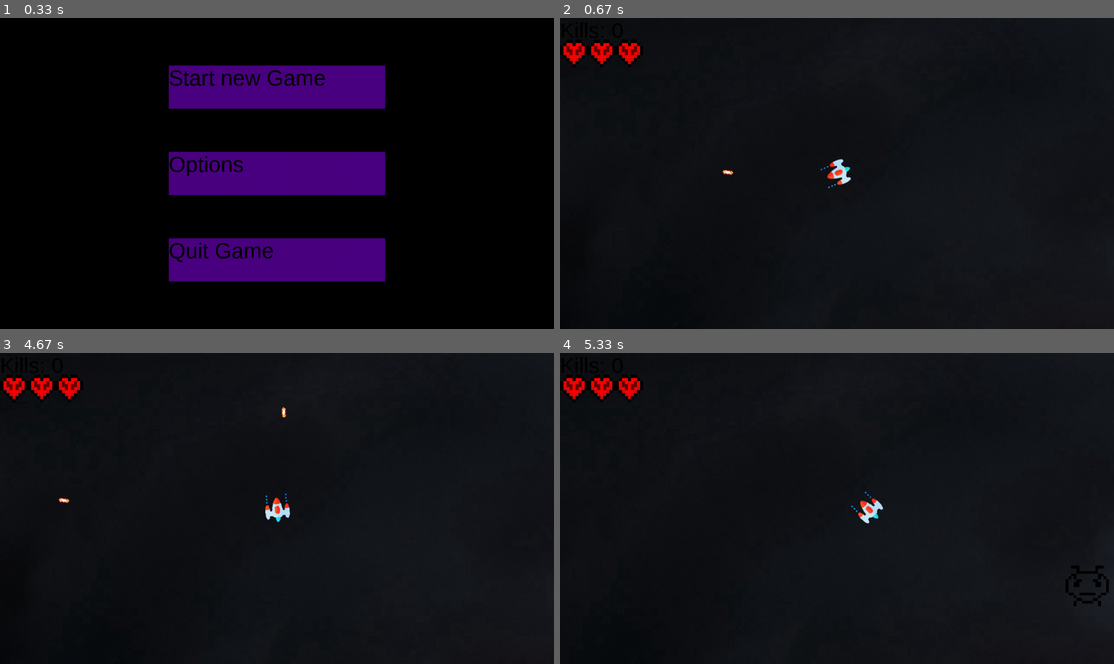
Above: before the commit, frames 1-4 (two rows, left to right).
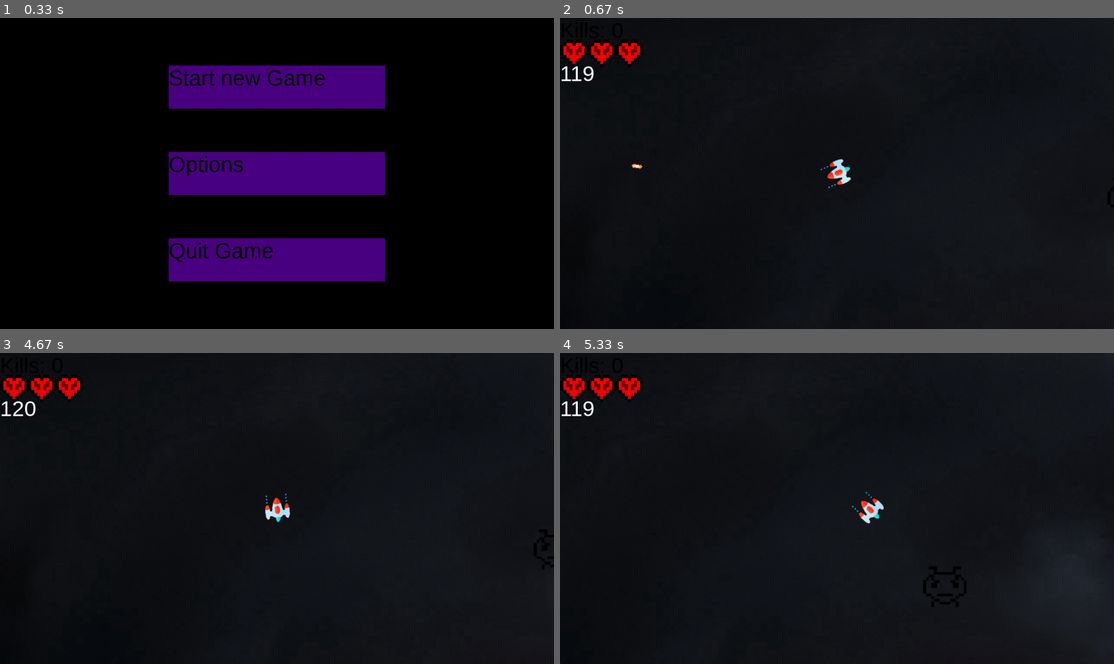
Above: after the commit, the same moments.

Repository: AndreCorreaSantos/Jogo-Pygame
Game: pygame game, started from Main.py
The game is run twice, just before and just after one commit, with the same random seed, the same clock (stepped at 60 frames per second) and the same inputs.
Inputs (mouse positions are in pixels of both pictures, inside the frame that each line leads up to):
- Up to frame 1 (0.33 s): no input
- Up to frame 2 (0.67 s): press the mouse at (837, 86) at 0.37 s; move the mouse to (748, 167) at 0.47 s; release the mouse at (665, 245) at 0.6 s
- Up to frame 3 (4.67 s): hold Esc 0.67-1.13 s; hold D 0.67-1.13 s; move the mouse to (360, 399) at 0.7 s; press the mouse at (277, 508) at 1.2 s; move the mouse to (265, 483) at 1.3 s; release the mouse at (260, 455) at 1.43 s; press the mouse at (277, 595) at 1.53 s; move the mouse to (193, 527) at 1.63 s; release the mouse at (110, 458) at 1.77 s; press the mouse at (277, 595) at 2.37 s; move the mouse to (260, 536) at 2.47 s; release the mouse at (243, 480) at 2.6 s; press the mouse at (277, 595) at 2.7 s; move the mouse to (382, 492) at 2.8 s; release the mouse at (487, 393) at 2.93 s; press the mouse at (277, 595) at 3.53 s; move the mouse to (288, 573) at 3.63 s; release the mouse at (299, 552) at 3.77 s; click (227, 505) at 3.88 s; press the mouse at (277, 595) at 4.2 s; move the mouse to (188, 539) at 4.3 s; release the mouse at (94, 486) at 4.43 s; press the mouse at (277, 421) at 4.53 s; move the mouse to (271, 449) at 4.63 s
- Up to frame 4 (5.33 s): release the mouse at (825, 474) at 4.77 s; hold D 4.83-5.3 s; move the mouse to (759, 396) at 4.87 s

Frame 1 is identical in both runs. In frame 2, 0.2% of the frame differs, in the area x 0-100%, y 15-58%; in frame 3, 0.2%; in frame 4, 0.8%, in the area x 0-99%, y 15-82%.

Commit message:
Fixed redundancies, increased fps to 90 average and inserted fps display.

Diff:
--- a/Classes.py
+++ b/Classes.py
@@ -177,6 +177,11 @@
     for i in sprites:
         i.draw_hitbox(screen)
 
+def update_fps():
+	fps = str(int(pygame.clock.get_fps()))
+	fps_text = myfont.render(fps, 1, pygame.Color("coral"))
+	return fps_text
+
 tiros = pygame.sprite.Group()
 invasores = pygame.sprite.Group()
 players = pygame.sprite.Group()
--- a/Main.py
+++ b/Main.py
@@ -1,6 +1,7 @@
 import pygame
 from Classes import *
 import random
+
 pygame.init()
 #mudando informações da janela
 pygame.display.set_caption("Jogo 1")
@@ -8,7 +9,9 @@
 
 #iniciando tela,jogador e mapa
 def main():
+    clock = pygame.time.Clock()
     screen = pygame.display.set_mode((width,height))
+    screen.set_alpha(None)
     mapa1 = map("assets/j.jpg",0,0)
     mapa2 = map("assets/u2.jpg",0,0)
     mapa3 = map("assets/j2.jpg",0,0)
@@ -22,45 +25,46 @@
     all_sprites.add(p1)
     vidas = 3
     c = 0
-
     #pygame.mixer.music.load("assets/musica.wav")
     #pygame.mixer.music.play()
-
     #booleana para poder sair do jogo
-    running = True
     options = False
     #relogios
     start = pygame.time.get_ticks()
     start_w = pygame.time.get_ticks()
     relogio = pygame.time.get_ticks()
     #criando 10 invasores iniciais em cordenadas aleatorias da tela
-
-
-
     conta_kills = 0
     start = False
     menu = True
     menu_2 = False
     game_over = False
-
     pygame.font.init()
     myfont = pygame.font.SysFont("Arial",50)
-
     #lista de particulas [loc,velocity,timer]
     particles = []
-
     vida = pygame.image.load("assets/vida.png")
     vida = pygame.transform.scale(vida,(64,64))
     v_rect = vida.get_rect().width
-
     numero_invasores= 10
-
-    while running:
+    while (1):
+        fps = str(int(clock.get_fps()))
+        fps_text = myfont.render(str(fps),False,(255,255,255))
+        screen.blit(fps_text,(0,height))
         background.fill((0,0,0))
         screen.blit(background,(0,0))
+        apertado = pygame.mouse.get_pressed()[0]
+        mouse = pygame.mouse.get_pos()
+
+        for event in pygame.event.get():
+            if event.type == pygame.KEYDOWN:
+                if event.key == pygame.K_ESCAPE:
+                    if start == True:
+                        start = False
+                        menu = True
+                        menu_2 = True
 
         if menu:
-            m1 = pygame.mouse.get_pressed()[0]
             #construindo menu
             button_width = 500
             button_height = 100
@@ -87,36 +91,34 @@
                 text_3 = myfont.render("Quit Game",False,(0,0,0))
 
 
-            mx,my = pygame.mouse.get_pos()
-
             button1 = pygame.Rect(button1_x,button1_y,button_width,button_height)
             button2 = pygame.Rect(button2_x,button2_y,button_width,button_height)
             button3 = pygame.Rect(button3_x,button3_y,button_width,button_height)
 
-            if button1.collidepoint((mx,my)):
-                if m1:
+            if button1.collidepoint(mouse):
+                if apertado:
                     start = True
                     menu = False
-                    m1 = False
-            if button2.collidepoint((mx,my)):
-                if m1:
+                    apertado = False
+            if button2.collidepoint(mouse):
+                if apertado:
                     options = True
                     menu = False
-                    m1 = False
+                    apertado = False
             if menu_2:
-                if button3.collidepoint((mx,my)):
+                if button3.collidepoint(mouse):
                     relogio2 = pygame.time.get_ticks()
                     tempo = relogio2 - relogio
-                    if m1 and tempo > 200:
+                    if apertado and tempo > 200:
                         p1.kill()
-                        m1 = False
+                        apertado = False
                         relogio = pygame.time.get_ticks()
                         return
             if menu and not menu_2:
-                if button3.collidepoint((mx,my)):
+                if button3.collidepoint(mouse):
                     relogio2 = pygame.time.get_ticks()
                     tempo = relogio2 - relogio
-                    if m1 and tempo > 200:
+                    if apertado and tempo > 200:
                         pygame.quit()
 
             pygame.draw.rect(screen,(75, 0, 130),button1)
@@ -129,19 +131,7 @@
 
 
         #checando quit
-        for event in pygame.event.get():
-            if event.type == pygame.QUIT:
-                running = False
-            if event.type == pygame.KEYDOWN:
-                if event.key == pygame.K_ESCAPE:
-                    start = False
-                    menu = True
-                    menu_2 = True
-
-
         if options:
-            mouse = pygame.mouse.get_pos()
-            apertado = pygame.mouse.get_pressed()[0]
 
             volume_label_width = 500
             volume_label_height = 100
@@ -169,7 +159,7 @@
             screen.blit(volume_label2_text,(volume_label2_x,volume_label2_y))
             screen.blit(return_text,(return_x,return_y))
 
-            if return_rect.collidepoint((mouse)) and apertado:
+            if return_rect.collidepoint(mouse) and apertado:
                 relogio = pygame.time.get_ticks()
                 options = False
                 menu = True
@@ -178,8 +168,8 @@
 
         if start == True:
             #checando eventos criando tiros
-            m1 = pygame.mouse.get_pressed()[0]
-            if m1:
+
+            if apertado:
                 now_w = pygame.time.get_ticks()
                 if now_w - start_w >= 150:
                     bala = tiro(p1)
@@ -187,8 +177,10 @@
                     tiros.add(bala)
                     all_sprites.add(bala)
                     start_w = now_w
+
             col = pygame.sprite.groupcollide(tiros,invasores,True,True)
             col2 = pygame.sprite.groupcollide(players,invasores,False,True)
+
             for i in col:
                 for u in range(50):
                     particles.append([[i.rect.x,i.rect.y],[random.randint(0,20)/10 - 1,random.randint(-40,-20)*0.1],random.randint(7,14),random.randint(0,222)])
@@ -225,7 +217,7 @@
             mapa.rect.y += scroll[1]
 
             while len(invasores)  < numero_invasores:
-                u = invasor(random.randint(100,2000),random.randint(100,2000),random.randint(2,5),random.randint(2,5))
+                u = invasor(random.randint(100,2000),random.randint(100,2000),random.randint(2,3),random.randint(2,3))
                 invasores.add(u)
                 all_sprites.add(u)
 
@@ -281,6 +273,9 @@
             textsurface = myfont.render("Kills: {}".format(conta_kills),False,(0,0,0))
             screen.blit(textsurface,(0,0))
 
+            fps = myfont.render(str(int(clock.get_fps())), True, pygame.Color('white'))
+            screen.blit(fps,(0,100))
+
             if not vidas:
                 start = False
                 game_over = True
@@ -289,15 +284,12 @@
             #funcao para desenhar a hitbox dos sprites, debug
             #draw_hb(all_sprites,screen)
             #p1.draw_hitbox(screen)
-            #pygame.draw.circle(screen, (0, 0, 0), (width/2, height/2), 10) #--> centro da tela
             if game_over == True:
                 start = False
                 menu_2 = False
                 p1.kill()
 
         if game_over:
-            mouse = pygame.mouse.get_pos()
-            apertado = pygame.mouse.get_pressed()[0]
 
             game_over_width = 800
             game_over_height = 100
@@ -334,8 +326,10 @@
                 return
             if choice2_rect.collidepoint(mouse) and apertado:
                 pygame.quit()
-
-        pygame.display.update()
-
-while True:
+        clock.tick(200)
+
+        pygame.display.flip()
+
+
+while (1):
     main()
